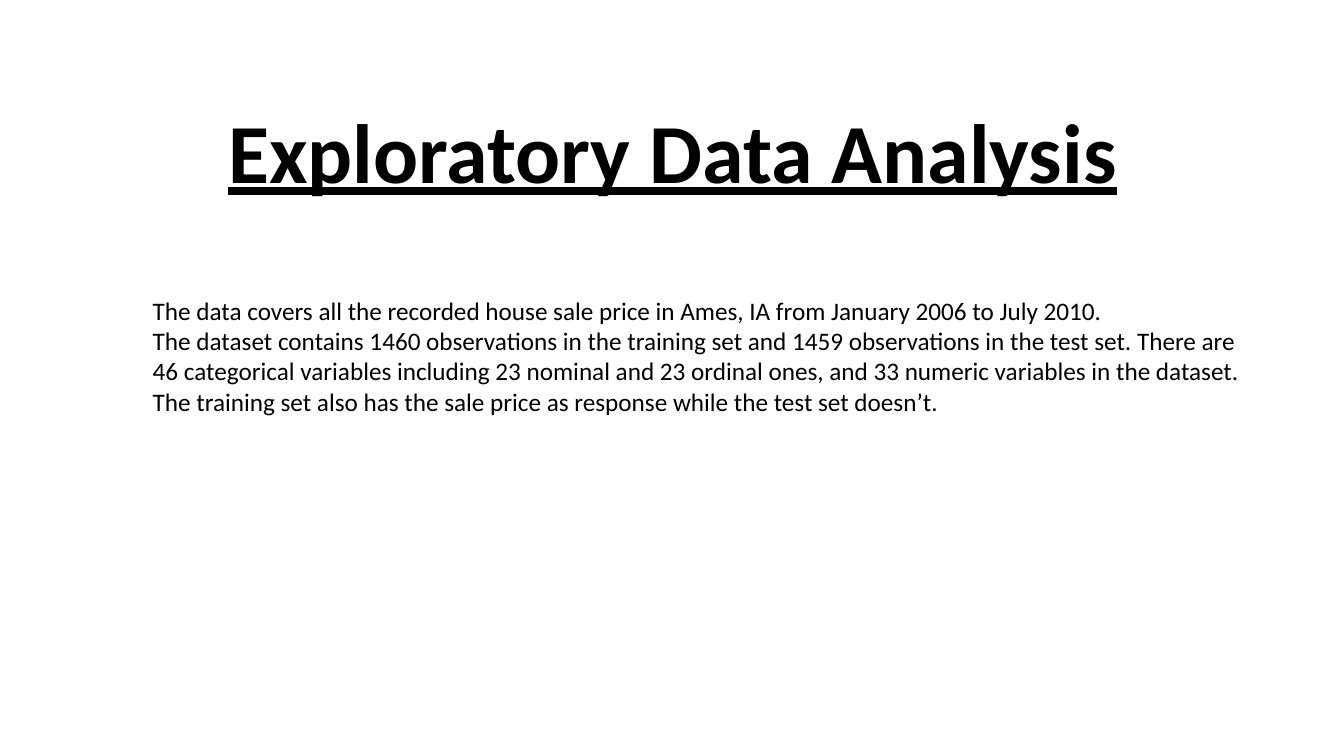
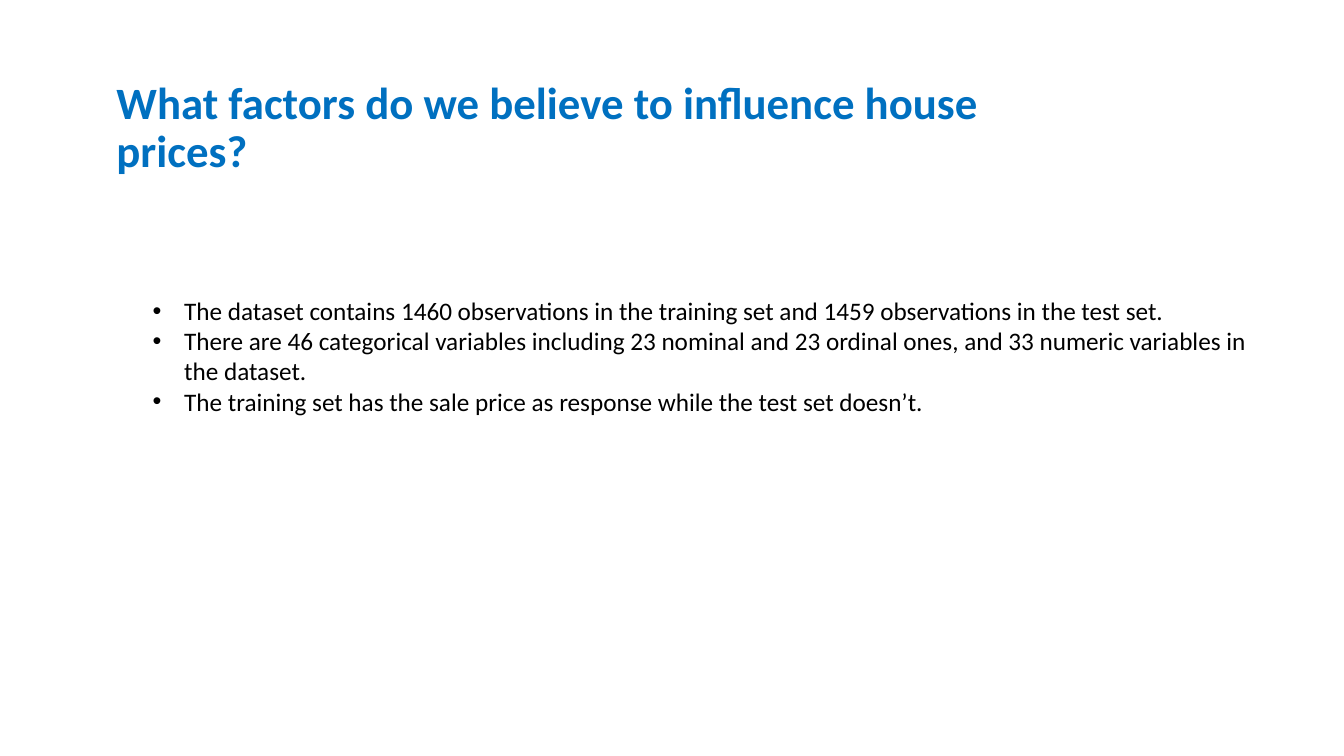
Before and after one commit to manasagodkhindi/AmesHousingPrediction, a slide deck: slide 5 of HousingPricesPresentations.pptx (slide 2 before the commit). Drawn at 1344x756 pixels with LibreOffice and Linux fonts; fonts in the diff are those of the drawing. Boxes give left, top, right and bottom in pixels: in the first picture for what was removed or moved away, otherwise in the second. Text is boxed around its words. In the diff, an @@ line names an element or a change of style, - is before the commit and + after.

Commit message:
latest presentation

```diff
--- a/HousingPricesPresentations.pptx
+++ b/HousingPricesPresentations.pptx
@@ title at bbox=[116, 87, 978, 174]: text changed; size 60 to 32 pt; text colour #000000 to #0070C0 @@
-Exploratory Data Analysis
+What factors do we believe to influence house prices?
@@ text at bbox=[184, 302, 1245, 416]: text changed @@
-The data covers all the recorded house sale price in Ames, IA from January 2006 to July 2010.
-The dataset contains 1460 observations in the training set and 1459 observations in the test set. There are 46 categorical variables including 23 nominal and 23 ordinal ones, and 33 numeric variables in the dataset. The training set also has the sale price as response while the test set doesn’t.
+• The dataset contains 1460 observations in the training set and 1459 observations in the test set.
+• There are 46 categorical variables including 23 nominal and 23 ordinal ones, and 33 numeric variables in the dataset.
+• The training set has the sale price as response while the test set doesn’t.
```
Also in this commit, not shown: 4 other slides changed, 13 slides added, 5 slides removed.
